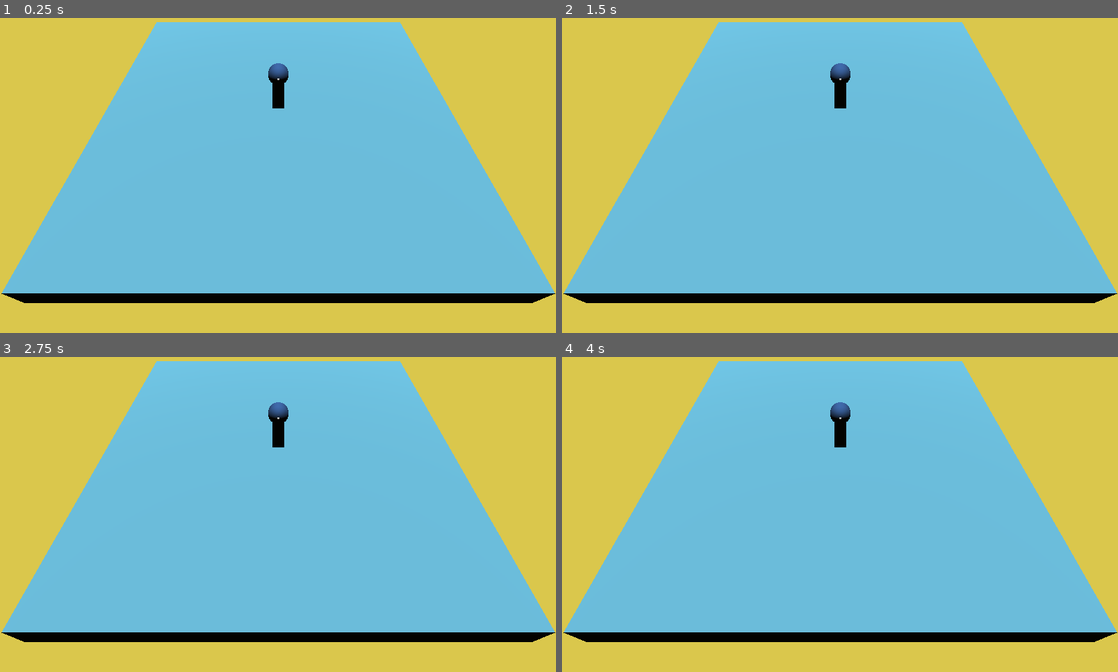
Above: before the commit, frames 1-4 (two rows, left to right).
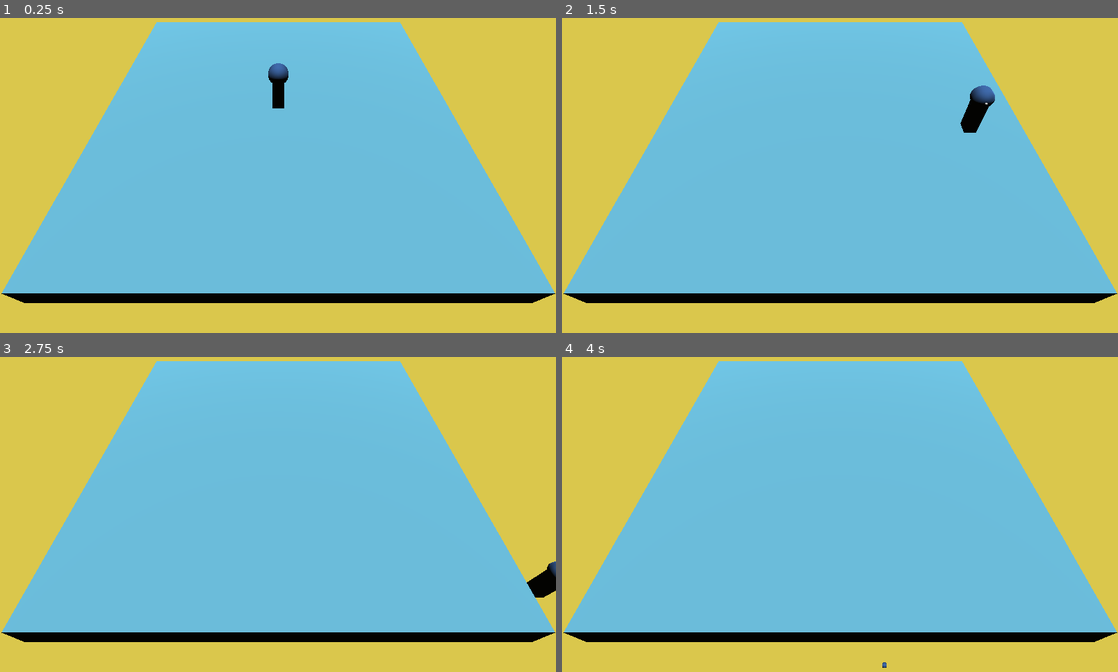
Above: after the commit, the same moments.

Repository: OnyJ/Medusa-old
Game: Godot game, scene res://scenes/Main.tscn
Two runs of this game, one before a commit and one after it. Both use one fixed random seed, a clock stepped at 60 frames per second and the inputs below.
Inputs:
- Up to frame 1 (0.25 s): no input
- Up to frame 2 (1.5 s): tap Enter at 0.5 s; hold D (move_right, bound only after the commit) 0.53-1.28 s; hold S (move_back, bound only after the commit) from 1.28 s (still down)
- Up to frame 3 (2.75 s): release S (move_back, bound only after the commit) at 2.03 s; hold D (move_right, bound only after the commit) from 2.03 s (still down)
- Up to frame 4 (4 s): release D (move_right, bound only after the commit) at 2.78 s; hold Z (move_forward, bound only after the commit) 2.78-3.53 s; tap Space at 3.5 s; hold Q (move_left, bound only after the commit) from 3.53 s (still down)

The runs differ from the first frame. In frame 1, less than 0.1% of the frame differs, in the area x 49-51%, y 19-20%; in frame 2, 0.9%, in the area x 48-78%, y 14-37%; in frame 3, 0.7%; in frame 4, 0.4%.

Commit message:
Player moves

Diff:
--- a/project.godot
+++ b/project.godot
@@ -26,6 +26,33 @@
 window/stretch/mode="viewport"
 window/stretch/aspect="keep"
 
+[input]
+
+move_left={
+"deadzone": 0.5,
+"events": [ Object(InputEventKey,"resource_local_to_scene":false,"resource_name":"","device":0,"alt":false,"shift":false,"control":false,"meta":false,"command":false,"pressed":false,"scancode":81,"unicode":0,"echo":false,"script":null)
+, Object(InputEventKey,"resource_local_to_scene":false,"resource_name":"","device":0,"alt":false,"shift":false,"control":false,"meta":false,"command":false,"pressed":false,"scancode":16777231,"unicode":0,"echo":false,"script":null)
+ ]
+}
+move_right={
+"deadzone": 0.5,
+"events": [ Object(InputEventKey,"resource_local_to_scene":false,"resource_name":"","device":0,"alt":false,"shift":false,"control":false,"meta":false,"command":false,"pressed":false,"scancode":68,"unicode":0,"echo":false,"script":null)
+, Object(InputEventKey,"resource_local_to_scene":false,"resource_name":"","device":0,"alt":false,"shift":false,"control":false,"meta":false,"command":false,"pressed":false,"scancode":16777233,"unicode":0,"echo":false,"script":null)
+ ]
+}
+move_forward={
+"deadzone": 0.5,
+"events": [ Object(InputEventKey,"resource_local_to_scene":false,"resource_name":"","device":0,"alt":false,"shift":false,"control":false,"meta":false,"command":false,"pressed":false,"scancode":90,"unicode":0,"echo":false,"script":null)
+, Object(InputEventKey,"resource_local_to_scene":false,"resource_name":"","device":0,"alt":false,"shift":false,"control":false,"meta":false,"command":false,"pressed":false,"scancode":16777232,"unicode":0,"echo":false,"script":null)
+ ]
+}
+move_back={
+"deadzone": 0.5,
+"events": [ Object(InputEventKey,"resource_local_to_scene":false,"resource_name":"","device":0,"alt":false,"shift":false,"control":false,"meta":false,"command":false,"pressed":false,"scancode":83,"unicode":0,"echo":false,"script":null)
+, Object(InputEventKey,"resource_local_to_scene":false,"resource_name":"","device":0,"alt":false,"shift":false,"control":false,"meta":false,"command":false,"pressed":false,"scancode":16777234,"unicode":0,"echo":false,"script":null)
+ ]
+}
+
 [layer_names]
 
 3d_physics/layer_1="map"
--- a/scenes/Player.tscn
+++ b/scenes/Player.tscn
@@ -1,42 +1,47 @@
-[gd_scene load_steps=7 format=2]
+[gd_scene load_steps=8 format=2]
 
-[sub_resource type="BoxShape" id=1]
-extents = Vector3( 0.4609, 2.31144, 0.46923 )
+[ext_resource path="res://scripts/Player.gd" type="Script" id=1]
 
-[sub_resource type="SpatialMaterial" id=2]
+[sub_resource type="SpatialMaterial" id=1]
 albedo_color = Color( 0.227451, 0.392157, 0.65098, 1 )
 
-[sub_resource type="CubeMesh" id=3]
-material = SubResource( 2 )
+[sub_resource type="CubeMesh" id=2]
+material = SubResource( 1 )
 
-[sub_resource type="SpatialMaterial" id=4]
+[sub_resource type="SpatialMaterial" id=3]
 albedo_color = Color( 0.227451, 0.392157, 0.65098, 1 )
 
-[sub_resource type="CapsuleMesh" id=5]
-material = SubResource( 4 )
+[sub_resource type="CapsuleMesh" id=4]
+material = SubResource( 3 )
 
-[sub_resource type="SphereMesh" id=6]
+[sub_resource type="SphereMesh" id=5]
+
+[sub_resource type="BoxShape" id=6]
+extents = Vector3( 0.4609, 2.08441, 0.46923 )
 
 [node name="Player" type="KinematicBody"]
 transform = Transform( 1, 0, 0, 0, 1, 0, 0, 0, 1, 0, 1.50951, 0 )
+script = ExtResource( 1 )
 
-[node name="CollisionShape" type="CollisionShape" parent="."]
-transform = Transform( 1, 0, 0, 0, 1, 0, 0, 0, 1, 0, 0.793396, 0 )
-shape = SubResource( 1 )
+[node name="Pivot" type="Spatial" parent="."]
 
-[node name="MeshInstance" type="MeshInstance" parent="."]
+[node name="MeshInstance" type="MeshInstance" parent="Pivot"]
 transform = Transform( 0.5, 0, 0, 0, 1.5, 0, 0, 0, 0.5, 0, 0, 0 )
-mesh = SubResource( 3 )
+mesh = SubResource( 2 )
 material/0 = null
 
-[node name="Head" type="Spatial" parent="."]
+[node name="Head" type="Spatial" parent="Pivot"]
 
-[node name="MeshInstance" type="MeshInstance" parent="Head"]
+[node name="MeshInstance" type="MeshInstance" parent="Pivot/Head"]
 transform = Transform( 0.8, 0, 0, 0, 0.8, 0, 0, 0, 0.5, 0, 1.84009, 0 )
+mesh = SubResource( 4 )
+material/0 = null
+
+[node name="MeshInstance2" type="MeshInstance" parent="Pivot/Head"]
+transform = Transform( 0.1, 0, 0, 0, 0.1, 0, 0, 0, 0.1, 0, 1.889, -0.807182 )
 mesh = SubResource( 5 )
 material/0 = null
 
-[node name="MeshInstance2" type="MeshInstance" parent="Head"]
-transform = Transform( 0.1, 0, 0, 0, 0.1, 0, 0, 0, 0.1, 0, 1.889, 0.796211 )
-mesh = SubResource( 6 )
-material/0 = null
+[node name="CollisionShape" type="CollisionShape" parent="."]
+transform = Transform( 1, 0, 0, 0, 1, 0, 0, 0, 1, 0, 0.542482, 0 )
+shape = SubResource( 6 )
--- /dev/null
+++ b/scripts/Player.gd
@@ -0,0 +1,30 @@
+extends KinematicBody
+
+
+export var speed = 14
+export var gravity = 75
+var velocity = Vector3.ZERO
+
+
+func _physics_process(delta):
+	var direction = Vector3.ZERO
+	if Input.is_action_pressed("move_right"):
+		direction.x += 1
+	if Input.is_action_pressed("move_left"):
+		direction.x -= 1
+	if Input.is_action_pressed("move_forward"):
+		direction.z -= 1
+	if Input.is_action_pressed("move_back"):
+		direction.z += 1
+
+	# turn character
+	if direction != Vector3.ZERO:
+		direction = direction.normalized()
+		$Pivot.look_at(translation + direction, Vector3.UP)
+
+	# apply movement
+	velocity.x = direction.x * speed
+	velocity.z = direction.z * speed
+	velocity = move_and_slide(velocity, Vector3.UP)
+	# gravity
+	velocity.y -= gravity * delta
